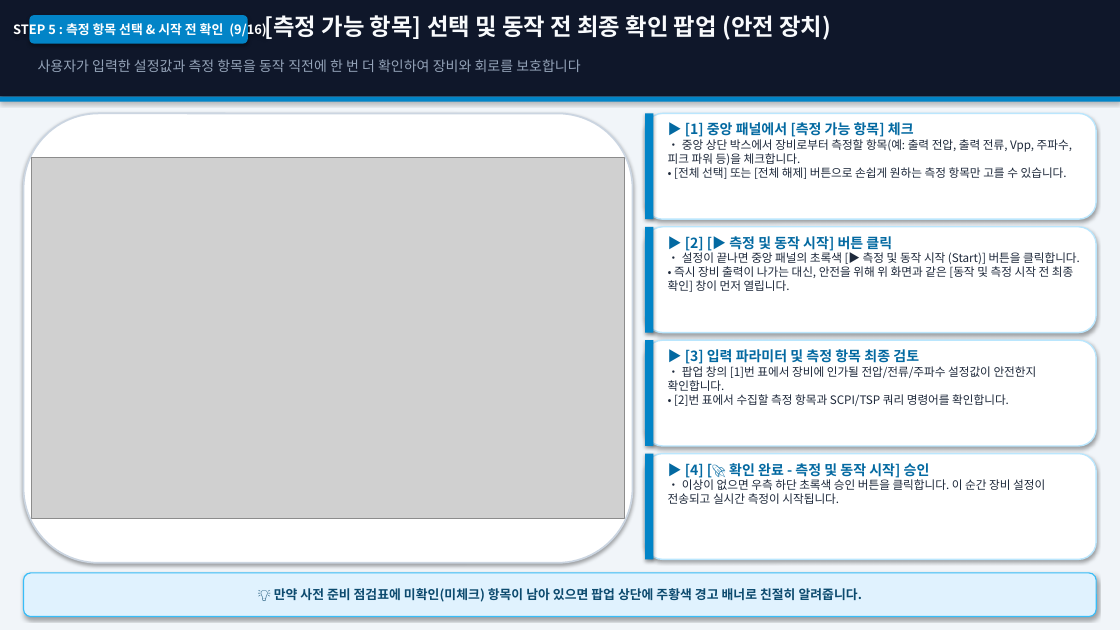
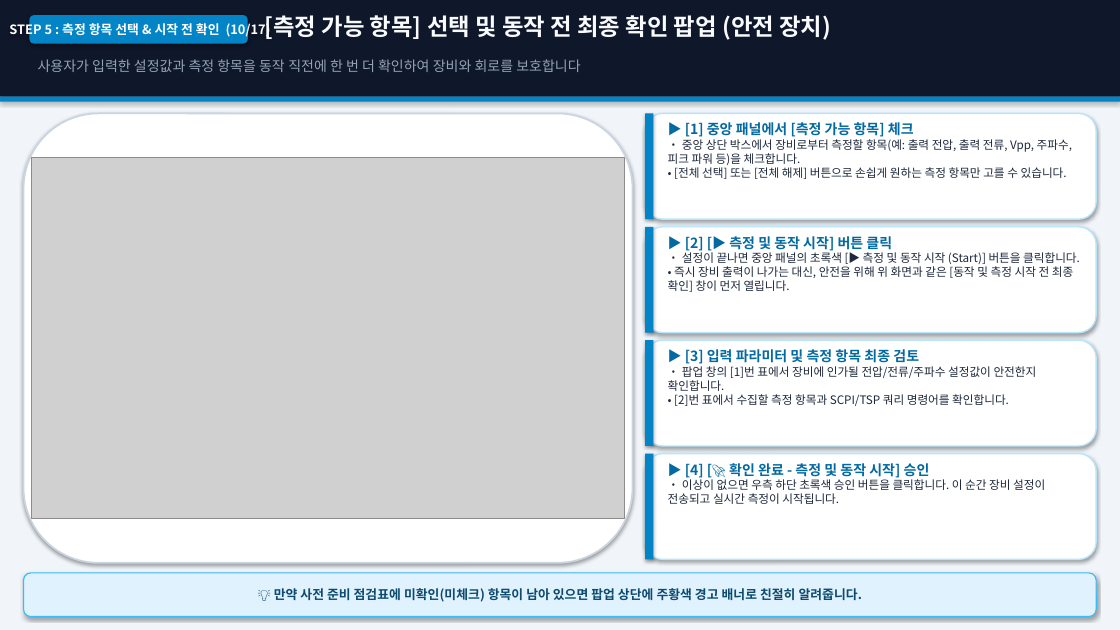
Before and after one commit to jwlee3528/SAITEK_Quick-Start, a slide deck: slide 10 of 01.docs/06.development_guides/TekQuickStart_Beginner_User_Guide.pptx (slide 9 before the commit). Drawn at 1120x630 pixels with LibreOffice and Linux fonts; fonts in the diff are those of the drawing; grey boxes stand for pictures. Boxes give left, top, right and bottom in pixels: in the first picture for what was removed or moved away, otherwise in the second. Text is boxed around its words. In the diff, an @@ line names an element or a change of style, - is before the commit and + after.

```diff
--- a/01.docs/06.development_guides/TekQuickStart_Beginner_User_Guide.pptx
+++ b/01.docs/06.development_guides/TekQuickStart_Beginner_User_Guide.pptx
@@ text in rounded rectangle at <box>9,21,271,39</box>: text changed @@
-STEP 5 : 측정 항목 선택 & 시작 전 확인 (9/16)
+STEP 5 : 측정 항목 선택 & 시작 전 확인 (10/17)
```
Also in this commit, not shown: 15 other slides changed, 1 slide added, 17 other files.
